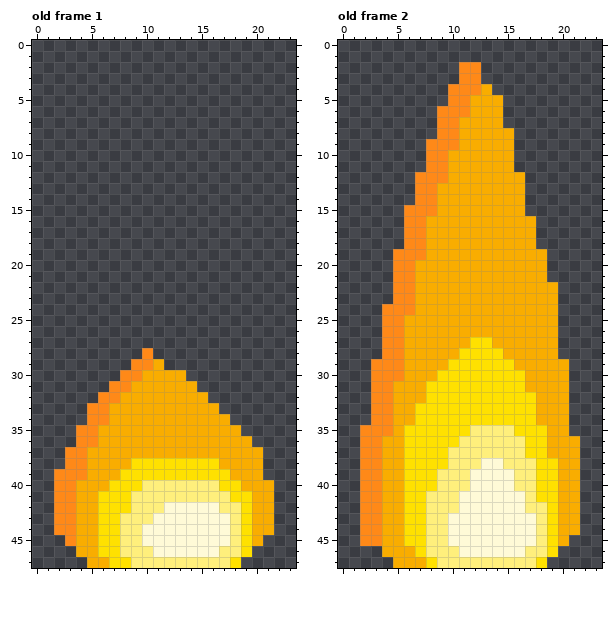
File history of a pixel-art file, Assets/Aseprites/Fire.aseprite. The first picture shows the starting point.
24x48 pixels, 6 frames. Shown: old frame 1, old frame 2. The commit also changed other frames, which this record leaves out.
New version:
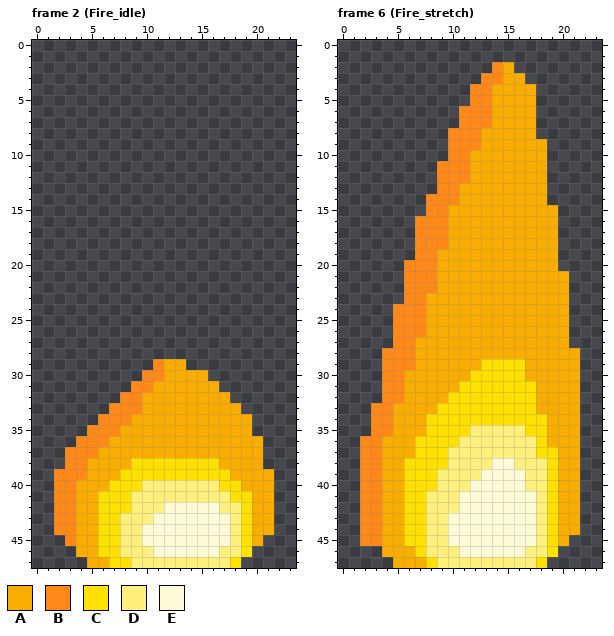
Palette (. is transparent): A #f9ad00  B #ff8918  C #ffe100  D #ffef7c  E #fffad7
A new or re-ordered frame is compared with the old frame closest to it.
The edit:
frames 6 -> 17
Frame 2 (Fire_idle) is new; against old frame 1:
y 28: x 10 B -> .
y 29: x 9..13 BBA.. -> ..BAA
y 30: x 8..11 BBAA -> ..BB; x 14..15 .. -> AA
y 31: x 7..10 BBAA -> ..BB; x 15..16 .. -> AA
y 32: x 6..9 BBAA -> ..BB; x 16..17 .. -> AA
y 33: x 5..9 BBAAA -> ..BBB; x 17..18 .. -> AA
y 34: x 5 B -> .; x 7..8 AA -> BB; x 18..19 .. -> AA
y 35: x 4 B -> .; x 6..7 AA -> BB; x 19 . -> A
y 36: x 6 A -> B; x 20 . -> A
y 37: x 5 A -> B
y 39: x 21 . -> A
Frame 6 (Fire_stretch) is new; against old frame 2:
y 2: x 11..12 BB -> ..; x 14..15 .. -> BA
y 3: x 11..16 BB.... -> ..BBAA
y 4: x 10..11 BB -> ..; x 13..17 A.... -> BAAAA
y 5: x 10..13 BBAA -> ..BB; x 15..17 ... -> AAA
y 6: x 9..10 BB -> ..; x 12..13 AA -> BB; x 15..17 ... -> AAA
y 7: x 9..13 BBAAA -> ..BBB; x 15..17 ... -> AAA
y 8: x 9 B -> .; x 11..12 AA -> BB; x 16..17 .. -> AA
y 9: x 8..9 BB -> ..; x 11..12 AA -> BB; x 16..18 ... -> AAA
y 10: x 8..11 BBAA -> ..BB; x 16..18 ... -> AAA
y 11: x 8 B -> .; x 10..11 AA -> BB; x 16..18 ... -> AAA
y 12: x 7..8 BB -> ..; x 10..11 AA -> BB; x 17..18 .. -> AA
y 13: x 7..10 BBAA -> ..BB; x 17..18 .. -> AA
y 14: x 7 B -> .; x 9..10 AA -> BB; x 17..18 .. -> AA
y 15: x 6..7 BB -> ..; x 9 A -> B; x 17..19 ... -> AAA
y 16..18: x 6 B -> .; x 8..9 AA -> BB; x 18..19 .. -> AA
y 19: x 5..6 BB -> ..; x 8 A -> B; x 19 . -> A
y 20: x 5 B -> .; x 7..8 AA -> BB; x 19 . -> A
y 21: x 5 B -> .; x 7..8 AA -> BB; x 19..20 .. -> AA
y 22: x 5 B -> .; x 7..8 AA -> BB; x 20 . -> A
y 23: x 5 B -> .; x 7 A -> B; x 20 . -> A
y 24: x 4 B -> .; x 7 A -> B; x 20 . -> A
y 25..26: x 4 B -> .; x 6..7 AA -> BB; x 20 . -> A
y 27: x 4 B -> .; x 6 A -> B; x 12..13 CC -> AA; x 20 . -> A
y 28: x 6 A -> B; x 11..14 CCCC -> AAAA; x 20..21 .. -> AA
y 29: x 3 B -> .; x 6 A -> B; x 10..12 CCC -> AAA; x 16 A -> C; x 21 . -> A
y 30: x 3 B -> .; x 9..11 CCC -> AAA; x 21 . -> A
y 31: x 3 B -> .; x 5 A -> B; x 8..10 CCC -> AAA; x 17 A -> C; x 21 . -> A
y 32: x 3 B -> .; x 5 A -> B; x 8..9 CC -> AA; x 21 . -> A
y 33: x 7..8 CC -> AA; x 21 . -> A
y 34: x 7 C -> A; x 18 A -> C; x 21 . -> A
y 35: x 2 B -> .; x 6..7 CC -> AA; x 16 C -> D; x 21 . -> A
y 36: x 6 C -> A; x 17 C -> D
y 37: x 6 C -> A; x 17 C -> D; x 19 A -> C
y 38: x 13 E -> D; x 15 D -> E; x 18 C -> D
y 39: x 12 E -> D; x 16 D -> E; x 18 C -> D
y 40: x 16 D -> E; x 18 C -> D
y 41: x 17..18 DC -> ED
y 42: x 17 D -> E
Boxes around the changes in both pictures, in picture pixels (x1, y1, x2, y2):
changed: (76, 348, 274, 480)
changed: (360, 62, 580, 513)
